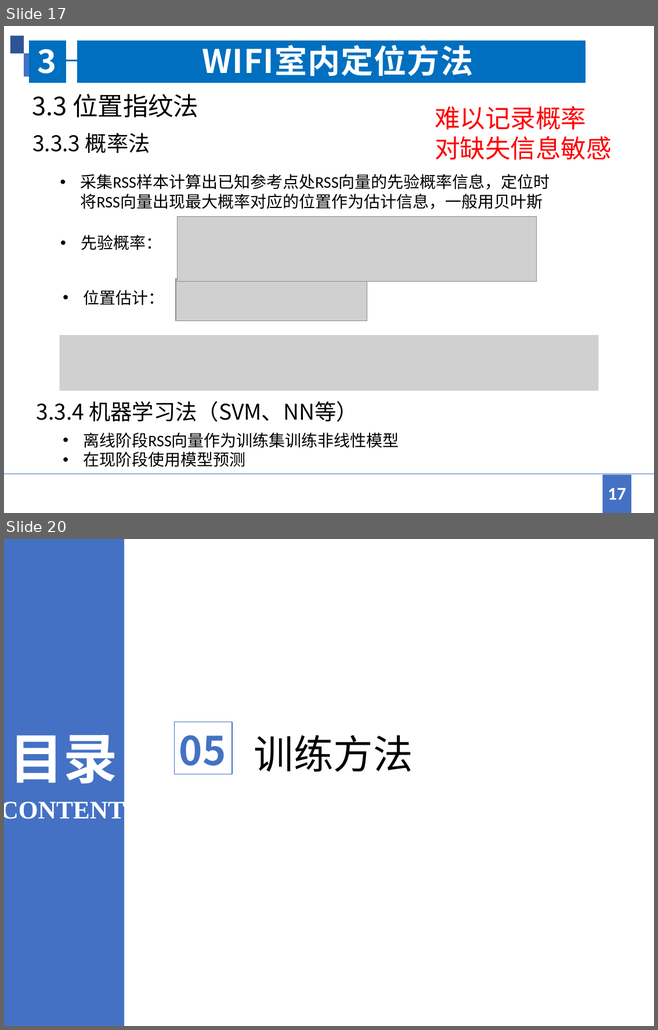
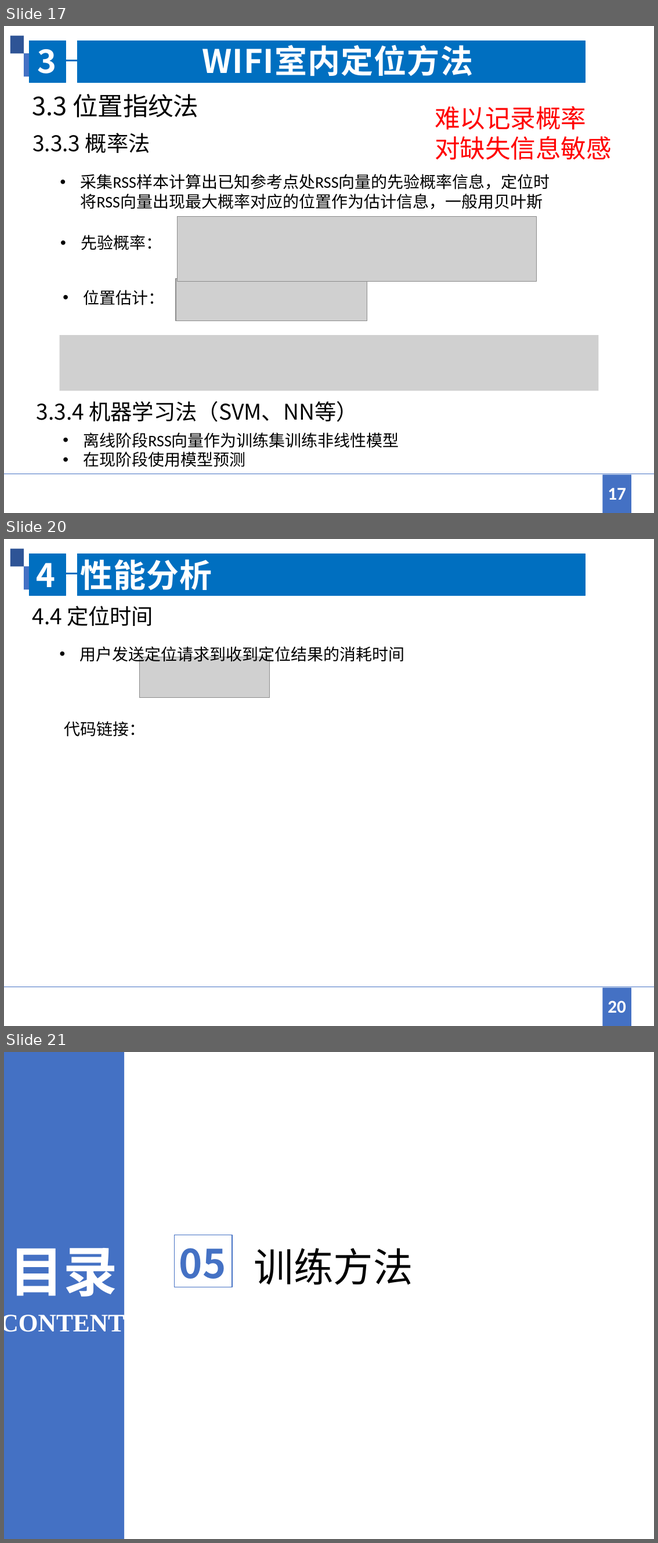
Before and after one commit to jingwei1205/MyCourse, a slide deck: 卫星定位/WIFI室内定位方法综述.pptx. Shown one above the other, each under a label of ours: slides 17 and 20 before the commit, slides 17, 20 and 21 after it; the slides between them are not shown. The pictures are 658x1030 and 658x1543 pixels, drawn with LibreOffice and Linux fonts; fonts in the diff are those of the drawing; grey boxes stand for pictures. Boxes give left, top, right and bottom in pixels: in the first picture for what was removed or moved away, otherwise in the second. Text is boxed around its words. In the diff, an @@ line names an element or a change of style, - is before the commit and + after.

```diff
--- a/卫星定位/WIFI室内定位方法综述.pptx
+++ b/卫星定位/WIFI室内定位方法综述.pptx
@@ slide 20 added at [4,539,654,1026], background #FFFFFF; not listed: 1 template element that a slide beside it also shows @@
@@ freeform shape added at [10,549,24,567], fill #2E5496 @@
@@ group added at [29,554,584,595]: 5 freeform shapes @@
@@ freeform shape added at [24,566,29,589], fill #4471C4 @@
@@ title added at [36,559,212,590], 36 pt, text #FFFFFF, bold @@
+4 性能分析
@@ text added at [32,606,153,626], 24 pt, text #000000 @@
+4.4 定位时间
@@ text added at [80,646,405,665], 18 pt, text #000000 @@
+• 用户发送定位请求到收到定位结果的消耗时间
@@ picture added at [139,657,269,698] @@
@@ text added at [64,721,145,737], 18 pt, text #000000 @@
+代码链接：
@@ freeform shape added at [4,987,654,987], outline #4471C4 0.48 pt @@
@@ freeform shape added at [603,988,631,1026], fill #4471C4 @@
@@ page number added at [607,1001,626,1013], 20 pt, text #FFFFFF, bold @@
+20
@@ what was slide 20 is now slide 21 @@
```
Also in this commit, not shown: 2 slides changed, 1 other slide added, 1 slide removed, 4 other files.
